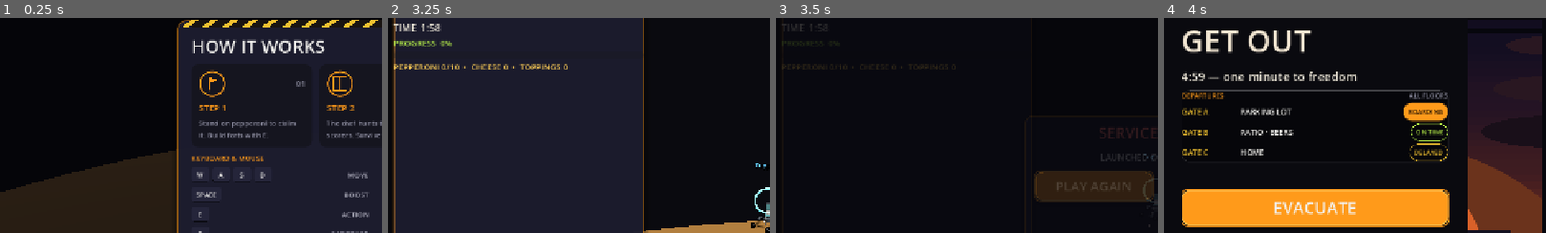
Above: before the commit, frames 1-4 (left to right).
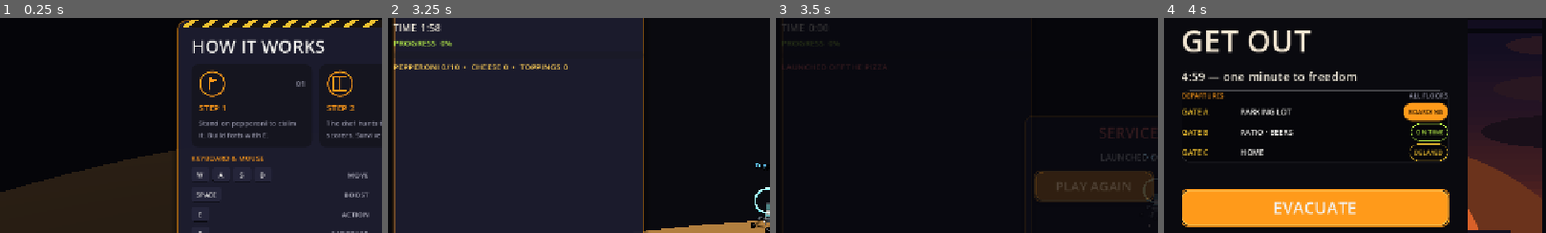
Above: after the commit, the same moments.

Repository: jiracipika/friday-evacuation
Game: Godot game, scene res://scenes/PizzaColony.tscn
The game is run twice, just before and just after one commit, with the same random seed, the same clock (stepped at 60 frames per second) and the same inputs. This scene is started directly instead of the project's main scene.
Inputs (mouse positions are % of the whole screen's width and height, from its top left):
- Up to frame 1 (0.25 s): no input
- Up to frame 2 (3.25 s): click "CLOCK OUT — GO" at 0.5 s; tap Enter (ui_accept) at 1.25, 1.52, 1.82, 2.27, 2.57 s; move the mouse to (55, 50) at 1.27 s; hold E (action) 1.28-2.03 s; hold W (move_forward) from 1.28 s (still down); click (55, 50) at 1.42 s; tap Space (boost) at 1.55, 2.1 s; move the mouse to (45, 50) at 2.02 s; click (45, 50) at 2.17 s; tap Q (sabotage) at 2.3 s; move the mouse to (52, 48) at 2.77 s; hold Q (sabotage) from 2.78 s (still down); click (52, 48) at 2.92 s; tap E (action) at 3.05 s
- Up to frame 3 (3.5 s): keep holding W (move_forward); keep holding Q (sabotage)
- Up to frame 4 (4 s): release W (move_forward) at 3.5 s; release Q (sabotage) at 3.5 s; click "MAIN MENU" at 3.5 s
The pictures show only the part of the screen within x 0-50%, y 10-60%; the shares and areas given below are measured in that part.

Frames 1-2 are identical in both runs. In frame 3, 0.1% of the frame differs, in the area x 2-47%, y 3-24%; in frame 4, nothing differs.

Commit message:
test: secondary-mode end-of-round flow regression suite (Session 5) + PizzaColony end-state HUD fix
SecondaryEndFlowSmokeTest (77 checks, ladder-registered): for each of
Hauled / Shop & Seek / Pizza Colony, drives a WIN and a LOSS through the
mode's own seams and pins the shared ModeResults end screen — mounts on
both outcomes with LIME/CORAL title tokens, PLAY AGAIN + MAIN MENU
visible and focusable, HUD timer stopped on the end screen, and PLAY
AGAIN actually reloading the mode (pristine state, full timer, no stale
overlay). Shop & Seek guard-catch ladder re-checked at the overlay level
(2 strikes playable, 3rd ends the round); MAIN MENU press verified to
land on Main.tscn.

Real break found + fixed: PizzaColony._process ran _update_hud() after
_check_fell_off()/_check_cutter_hit() in the same frame, clobbering the
end-state HUD write from _end() — a lost match showed a frozen ~2:00
timer and the economy status line instead of 0:00 + the loss reason.
Guarded _update_hud behind 'not eliminated' (win path unaffected).
Repro: teleport the chair beyond the rim mid-round; loss screen HUD kept
the mid-round readout. Both loss-HUD checks fail without the fix,
pass with it.

ladder_runner.py: register SecondaryEndFlowSmokeTest with a counted
2-group success pattern; also fix two pre-existing uncounted N/M
patterns (ModeHUDResponsiveSmokeTest, ModeResultsSmokeTest) so
test_ladder_runner.py's table-wide rule passes again (was failing on
clean HEAD).

Diff:
--- a/scripts/PizzaColony.gd
+++ b/scripts/PizzaColony.gd
@@ -121,7 +121,13 @@
 	_update_olives(delta)
 	_check_cutter_hit()
 	_check_fell_off()
-	_update_hud()
+	# End-of-round honesty: an elimination writes the end state to the HUD
+	# (0:00 + the loss reason) inside _end(); the routine per-frame HUD update
+	# must not clobber it in the same frame (pinned by
+	# SecondaryEndFlowSmokeTest). The win path runs after this point, so its
+	# "survived with time left" HUD write still stands.
+	if not eliminated:
+		_update_hud()
 	if eliminated:
 		return
 	if pepperonis.all(func(p): return p["owner"] == &"player"):
--- /dev/null
+++ b/scripts/SecondaryEndFlowSmokeTest.gd
@@ -0,0 +1,342 @@
+# SecondaryEndFlowSmokeTest.gd — PLAYTEST.md Session 5 end-of-round flow for
+# the three secondary modes (Hauled, Shop & Seek, Pizza Colony).
+#
+# Regression guard over the Session 5 checklist: "All three secondary modes
+# show PLAY AGAIN and MAIN MENU on both win and loss; mouse and controller
+# input work, rematch resets the mode". For EACH mode we drive a WIN and a
+# LOSS through the mode's own seams (mirroring HauledBehaviorsTest /
+# ShopSeekSmokeTest patterns) and pin:
+#   (a) the shared ModeResults end screen mounts on BOTH outcomes,
+#   (b) PLAY AGAIN / MAIN MENU affordances exist, are visible and focusable,
+#   (c) PLAY AGAIN actually reloads the mode (pristine state, full timer, no
+#       stale results overlay) instead of leaking the ended round,
+#   (d) the mode HUD is honest on the end screen (timer stopped; loss ends
+#       read 0:00 and keep the loss reason).
+# The ShopSeek guard-catch ladder is re-checked at the OVERLAY level (two
+# strikes stay playable, the third ends the round); the flag-level ladder
+# lives in ShopSeekSmokeTest and is intentionally not duplicated here.
+# Run: godot --headless --path . --script scripts/SecondaryEndFlowSmokeTest.gd -- --test-mode
+extends SceneTree
+
+var checks := 0
+var passed := 0
+var failures: Array[String] = []
+
+func check(cond: bool, label: String) -> void:
+	checks += 1
+	if cond:
+		passed += 1
+		print("[PASS] %s" % label)
+	else:
+		failures.append(label)
+		printerr("[FAIL] %s" % label)
+
+func _init() -> void:
+	_run.call_deferred()
+
+# ============================ harness ============================
+
+func _mount(scene_path: String) -> Node:
+	# PreMatchModal pauses the tree on mount — suppressed per instantiation.
+	load("res://scripts/PreMatchModal.gd").suppress_next()
+	var mode: Node = (load(scene_path) as PackedScene).instantiate()
+	root.add_child(mode)
+	await process_frame
+	await process_frame
+	return mode
+
+## Untyped on purpose: a successful PLAY AGAIN / MAIN MENU reload frees the
+## old mode scene, and a freed instance may no longer be passed to a Node
+## —typed parameter. The is_instance_valid guard makes teardown a no-op there.
+func _teardown(mode) -> void:
+	if current_scene == mode:
+		current_scene = null
+	if mode != null and is_instance_valid(mode):
+		mode.queue_free()
+	await process_frame
+
+func _results_overlay(mode: Node) -> Node:
+	for child in mode.get_children():
+		if child is CanvasLayer and child.name == "ModeResults":
+			return child
+	return null
+
+func _hud_label(mode: Node, prop: String) -> String:
+	var hud = mode.get("mode_hud")
+	if hud == null or not is_instance_valid(hud):
+		return ""
+	var lbl: Label = hud.get(prop)
+	return lbl.text if lbl != null else ""
+
+func _timer_text(mode: Node) -> String:
+	return _hud_label(mode, "timer_label")
+
+## The end screen must stop the mode's own clock: the HUD timer label may not
+## move while the results are up (modes early-return their _process once
+## match_over; a ticking label means stale simulation is still running).
+func _timer_frozen(mode: Node) -> bool:
+	var before := _timer_text(mode)
+	await create_timer(1.2).timeout
+	return before != "" and _timer_text(mode) == before
+
+## Shared end-screen contract: mount + headline + win/loss title token +
+## both affordances visible and controller-reachable.
+func _end_screen_checks(mode: Node, overlay: Node, headline: String,
+		outcome: String, won: bool) -> void:
+	var tag := "%s %s" % [mode.name, outcome]
+	check(overlay != null, "%s: results end screen mounts on %s" % [tag, outcome])
+	if overlay == null:
+		return
+	var title := overlay.get("title_label") as Label
+	check(title != null and title.text == headline,
+		"%s: end screen headline reads \"%s\"" % [tag, headline])
+	var UIT = load("res://scripts/UITheme.gd")
+	var want: Color = UIT.color(UIT.LIME) if won else UIT.color(UIT.CORAL)
+	check(title != null and title.get_theme_color("font_color").is_equal_approx(want),
+		"%s: end screen title token marks %s" % [tag, "the win" if won else "the loss"])
+	var rematch := overlay.get("rematch_button") as Button
+	var menu := overlay.get("menu_button") as Button
+	check(rematch != null and rematch.text == "PLAY AGAIN" and rematch.visible,
+		"%s: PLAY AGAIN affordance is visible" % tag)
+	check(menu != null and menu.text == "MAIN MENU" and menu.visible,
+		"%s: MAIN MENU affordance is visible" % tag)
+	check(rematch != null and rematch.focus_mode != Control.FOCUS_NONE,
+		"%s: PLAY AGAIN is focusable (controller entry point)" % tag)
+
+## Press PLAY AGAIN on the live end screen; the mode scene must reload as
+## current_scene. Returns the fresh instance (null if the reload failed).
+func _rematch_reloads(mode: Node, overlay: Node, tag: String) -> Node:
+	var rematch := overlay.get("rematch_button") as Button
+	if rematch == null:
+		return null
+	# The reloaded scene must skip its briefing modal (documented test seam).
+	load("res://scripts/PreMatchModal.gd").suppress_next()
+	var scene_path: String = mode.scene_file_path
+	current_scene = mode
+	rematch.pressed.emit()
+	var fresh: Node = null
+	for i in range(600):
+		await process_frame
+		if current_scene != null and current_scene != mode \
+				and current_scene.scene_file_path == scene_path:
+			fresh = current_scene
+			break
+	check(fresh != null, "%s: PLAY AGAIN reloads the mode scene" % tag)
+	check(not paused, "%s: rematch leaves the tree unpaused" % tag)
+	if fresh != null:
+		await process_frame
+		await process_frame
+	return fresh
+
+func _fresh_has_no_results(fresh: Node, tag: String) -> void:
+	check(not fresh.get("match_over"), "%s: reloaded match is live again" % tag)
+	check(_results_overlay(fresh) == null,
+		"%s: reload leaves no stale results overlay" % tag)
+
+# ============================ drivers ============================
+
+## Walk Hauled's own round ladder to the end panel. Win = positive total.
+func _haul_to_end(mode: Node, win: bool) -> void:
+	for r in range(mode.TOTAL_ROUNDS):
+		mode._finish_round(250 if win else 0, "TEST ROUND", Color("a8ffbd"))
+		if not mode.match_over:
+			mode._next_round_timer = 0.01  # fast-forward the inter-round gap
+			for i in range(30):
+				await process_frame
+				if mode.round_index == r + 1:
+					break
+
+## Collect Shop & Seek's full shopping list through the real pickup path.
+func _shop_to_win(mode: Node) -> void:
+	for prop in mode.get_tree().get_nodes_in_group("disguise_props").duplicate():
+		if not is_instance_valid(prop) or mode.match_over:
+			continue
+		var label: String = prop.get_meta("kind", {}).get("label", "")
+		if label in mode.list_items and not mode.list_collected.has(label):
+			mode.player.global_position = prop.global_position
+			mode._check_item_pickups()
+	for i in range(8):
+		await process_frame
+		if mode.match_over:
+			break
+
+## Claim every pepperoni pad — Pizza Colony's win-by-domination path.
+func _pizza_to_win(mode: Node) -> void:
+	for p in mode.pepperonis:
+		p["owner"] = &"player"
+	for i in range(8):
+		await process_frame
+		if mode.match_over:
+			break
+
+# ============================ phases ============================
+
+func _run_hauled() -> void:
+	# ---------- WIN ----------
+	var mode = await _mount("res://scenes/Hauled.tscn")
+	await _haul_to_end(mode, true)
+	await process_frame
+	await process_frame
+	var tag := "Hauled win"
+	check(mode.match_over and mode.total_score > 0,
+		"%s: three delivered rounds end the match as a win" % tag)
+	var overlay := _results_overlay(mode)
+	_end_screen_checks(mode, overlay, "SHIFT COMPLETE", "win", true)
+	check(await _timer_frozen(mode), "%s: HUD timer is stopped on the end screen" % tag)
+	if overlay != null:
+		var fresh = await _rematch_reloads(mode, overlay, tag)
+		if fresh != null:
+			check(fresh.round_index == 0 and fresh.round_scores.is_empty(),
+				"%s: reload resets the round ladder" % tag)
+			check(is_zero_approx(fresh.total_score),
+				"%s: reload resets the total score" % tag)
+			check(fresh.remaining_time > fresh.ROUND_TIME - 1.0,
+				"%s: reload restores the full round timer" % tag)
+			_fresh_has_no_results(fresh, tag)
+			await _teardown(fresh)
+	await _teardown(mode)
+
+	# ---------- LOSS ----------
+	mode = await _mount("res://scenes/Hauled.tscn")
+	await _haul_to_end(mode, false)
+	await process_frame
+	await process_frame
+	tag = "Hauled loss"
+	check(mode.match_over and is_zero_approx(mode.total_score),
+		"%s: three zero-score rounds end the match empty-handed" % tag)
+	overlay = _results_overlay(mode)
+	_end_screen_checks(mode, overlay, "SHIFT COMPLETE", "loss", false)
+	if overlay != null:
+		var detail := (overlay.get("detail_label") as Label).text
+		check(detail.contains("TOTAL SCORE  0"),
+			"%s: end screen reports the zero total" % tag)
+	check(_timer_text(mode).contains("0:00"), "%s: loss HUD timer reads 0:00" % tag)
+	check(await _timer_frozen(mode), "%s: HUD timer is stopped on the end screen" % tag)
+	await _teardown(mode)
+
+func _run_shopseek() -> void:
+	# ---------- WIN ----------
+	var mode = await _mount("res://scenes/ShopSeek.tscn")
+	await _shop_to_win(mode)
+	await process_frame
+	await process_frame
+	var tag := "Shop & Seek win"
+	check(mode.won and mode.match_over, "%s: the full list ends the round as a win" % tag)
+	var overlay := _results_overlay(mode)
+	_end_screen_checks(mode, overlay, "LIST COMPLETE — ESCAPED", "win", true)
+	check(await _timer_frozen(mode), "%s: HUD timer is stopped on the end screen" % tag)
+	if overlay != null:
+		var fresh = await _rematch_reloads(mode, overlay, tag)
+		if fresh != null:
+			check(fresh.list_collected.is_empty(),
+				"%s: reload empties the shopping list" % tag)
+			check(fresh.caught_count == 0 and not fresh.failed and not fresh.won,
+				"%s: reload resets strikes and outcome flags" % tag)
+			check(fresh.remaining_time > fresh.ROUND_TIME - 1.0,
+				"%s: reload restores the full 90s round timer" % tag)
+			_fresh_has_no_results(fresh, tag)
+			await _teardown(fresh)
+	await _teardown(mode)
+
+	# ---------- LOSS: the guard-catch ladder, judged at the overlay level ----------
+	mode = await _mount("res://scenes/ShopSeek.tscn")
+	tag = "Shop & Seek loss"
+	mode._register_security_catch()
+	mode.catch_grace_timer = 0.0
+	mode._register_security_catch()
+	check(not mode.match_over and mode.caught_count == 2,
+		"%s: two security catches keep the shift alive" % tag)
+	check(_results_overlay(mode) == null,
+		"%s: no end screen while the round is still playable" % tag)
+	mode.catch_grace_timer = 0.0
+	mode._register_security_catch()
+	await process_frame
+	await process_frame
+	check(mode.failed and mode.match_over, "%s: the third strike ends the shift" % tag)
+	overlay = _results_overlay(mode)
+	_end_screen_checks(mode, overlay, "THREE STRIKES — SHIFT OVER", "loss", false)
+	check(_timer_text(mode).contains("0:00"), "%s: loss HUD timer reads 0:00" % tag)
+	check(await _timer_frozen(mode), "%s: HUD timer is stopped on the end screen" % tag)
+	# MAIN MENU affordance press (once, on a live end screen).
+	if overlay != null:
+		var menu := overlay.get("menu_button") as Button
+		if menu != null:
+			current_scene = mode
+			menu.pressed.emit()
+			var back := false
+			for i in range(600):
+				await process_frame
+				if current_scene != null \
+						and current_scene.scene_file_path == "res://scenes/Main.tscn":
+					back = true
+					break
+			check(back, "%s: MAIN MENU returns to the main menu" % tag)
+			if back:
+				current_scene.queue_free()
+				await process_frame
+				current_scene = null
+	await _teardown(mode)
+
+func _run_pizza_colony() -> void:
+	# ---------- WIN ----------
+	var mode = await _mount("res://scenes/PizzaColony.tscn")
+	await _pizza_to_win(mode)
+	await process_frame
+	await process_frame
+	var tag := "Pizza Colony win"
+	check(mode.won and mode.match_over,
+		"%s: claiming every pepperoni ends the round as a win" % tag)
+	var overlay := _results_overlay(mode)
+	_end_screen_checks(mode, overlay, "SERVICE COMPLETE", "win", true)
+	check(await _timer_frozen(mode), "%s: HUD timer is stopped on the end screen" % tag)
+	if overlay != null:
+		var fresh = await _rematch_reloads(mode, overlay, tag)
+		if fresh != null:
+			var unowned := true
+			for p in fresh.pepperonis:
+				if p["owner"] != &"none":
+					unowned = false
+			check(unowned, "%s: reload resets pepperoni ownership" % tag)
+			check(fresh.cheese == 0 and fresh.toppings == 0,
+				"%s: reload zeroes the economy" % tag)
+			check(not fresh.eliminated and fresh.remaining_time > fresh.ROUND_TIME - 1.0,
+				"%s: reload restores a live, fully-timed colony" % tag)
+			_fresh_has_no_results(fresh, tag)
+			await _teardown(fresh)
+	await _teardown(mode)
+
+	# ---------- LOSS: launched off the pizza ----------
+	mode = await _mount("res://scenes/PizzaColony.tscn")
+	tag = "Pizza Colony loss"
+	mode.player.global_position = Vector3(40.0, 1.0, 0.0)  # beyond the rim
+	for i in range(30):
+		await process_frame
+		if mode.match_over:
+			break
+	check(mode.eliminated and mode.match_over,
+		"%s: falling off the pizza eliminates and ends the round" % tag)
+	overlay = _results_overlay(mode)
+	_end_screen_checks(mode, overlay, "SERVICE FAILED", "loss", false)
+	# End-of-round HUD honesty: the elimination must OWN the HUD in its end
+	# state (0:00 + the loss reason), and _update_hud must not clobber it in
+	# the same frame.
+	check(_timer_text(mode).contains("0:00"),
+		"%s: loss HUD timer reads 0:00" % tag)
+	check(_hud_label(mode, "status_label").contains("LAUNCHED OFF THE PIZZA"),
+		"%s: loss HUD keeps the loss reason" % tag)
+	check(await _timer_frozen(mode), "%s: HUD timer is stopped on the end screen" % tag)
+	await _teardown(mode)
+
+# ============================ entry ============================
+
+func _run() -> void:
+	await _run_hauled()
+	await _run_shopseek()
+	await _run_pizza_colony()
+	if failures.is_empty():
+		print("SecondaryEndFlowSmokeTest: %d/%d checks passed" % [passed, checks])
+		quit(0)
+	else:
+		printerr("SecondaryEndFlowSmokeTest: %d/%d checks failed — %s"
+			% [failures.size(), checks, ", ".join(failures)])
+		quit(1)
